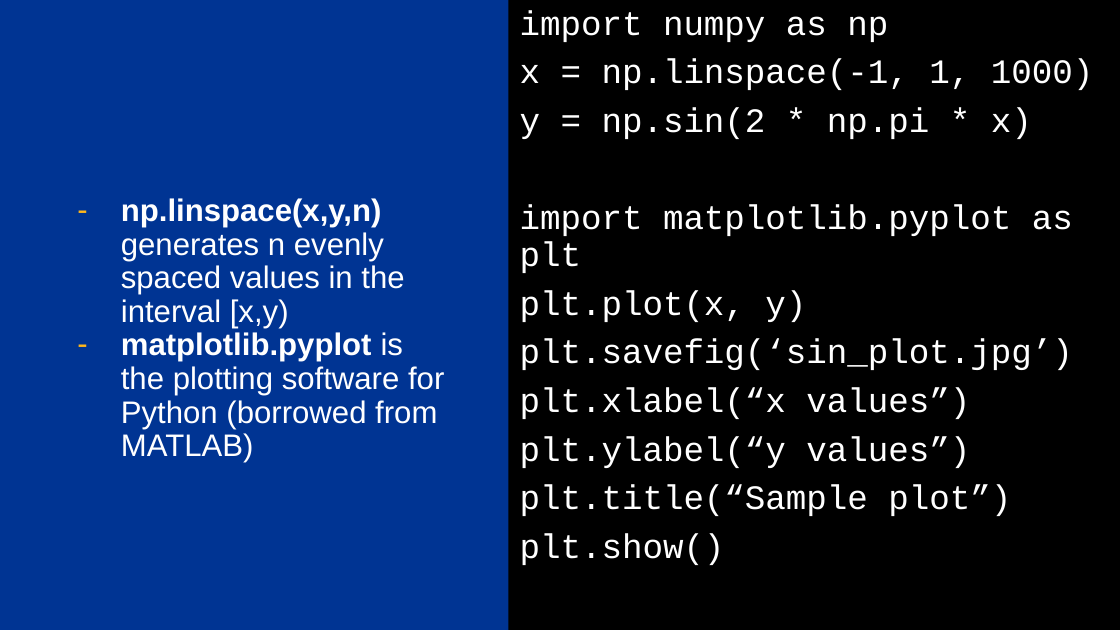
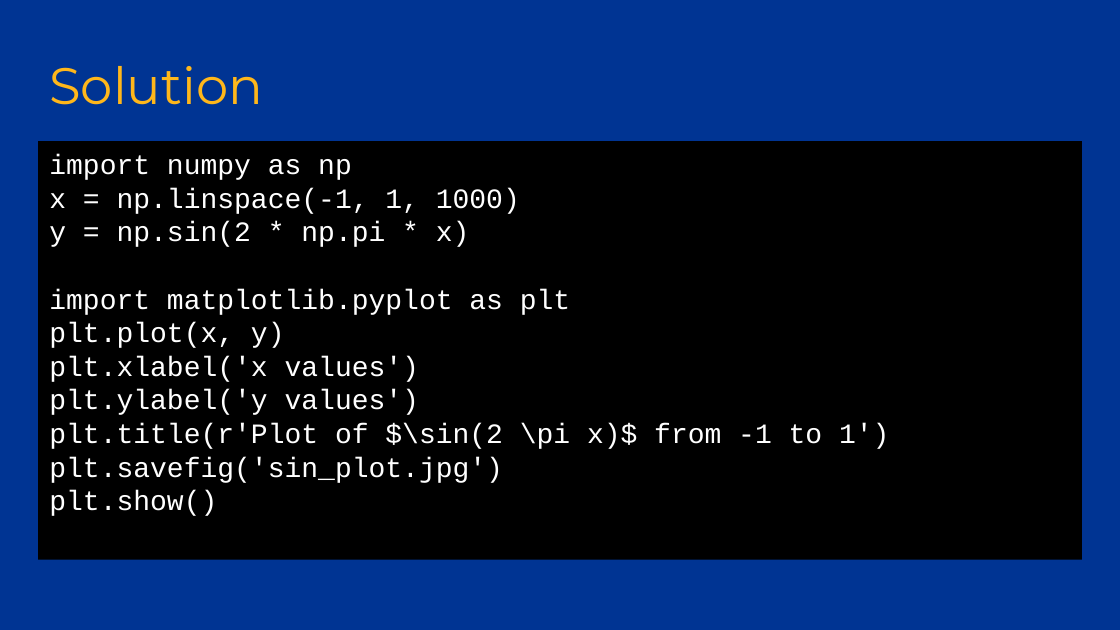
Before and after one commit to Pitt-INFORMS/workshops, a slide deck: slide 42 of python/2024/Python Workshop 2.pptx (slide 16 before the commit). Drawn at 1120x630 pixels with LibreOffice and Linux fonts; fonts in the diff are those of the drawing; background and template pictures are left out. Boxes give left, top, right and bottom in pixels: in the first picture for what was removed or moved away, otherwise in the second. Text is boxed around its words. In the diff, an @@ line names an element or a change of style, - is before the commit and + after.

Commit message:
updated Python workshop 2 slides for 2024

```diff
--- a/python/2024/Python Workshop 2.pptx
+++ b/python/2024/Python Workshop 2.pptx
@@ title added at [49,66,263,105], 33 pt, text #FFB71B @@
+Solution
@@ text "import numpy as np": place and size @@
-text "import numpy as np" at [508,0,1120,629]
+text "import numpy as np" at [38,141,1082,560]
@@ text at [49,154,570,516]: size 22 to 18 pt in "import numpy as np", "x = np.linspace(-1, 1, 1000)", "y = np.sin(2 * np.pi * x)", "import matplotlib.pyplot as plt" and 2 more places; line spacing 0.9 to 1; less space between paragraphs @@
@@ text removed at [121,198,444,462] @@
-– np.linspace(x,y,n) generates n evenly spaced values in the interval [x,y)
-– matplotlib.pyplot is the plotting software for Python (borrowed from MATLAB)
@@ text at [49,356,889,483]: text changed; size 22 to 18 pt @@
-plt.savefig(‘sin_plot.jpg’)
-plt.xlabel(“x values”)
-plt.ylabel(“y values”)
-plt.title(“Sample plot”)
+plt.xlabel('x values')
+plt.ylabel('y values')
+plt.title(r'Plot of $\sin(2 \pi x)$ from -1 to 1')
+plt.savefig('sin_plot.jpg')
```
Also in this commit, not shown: 26 other slides changed, 42 slides added, 8 slides removed.
